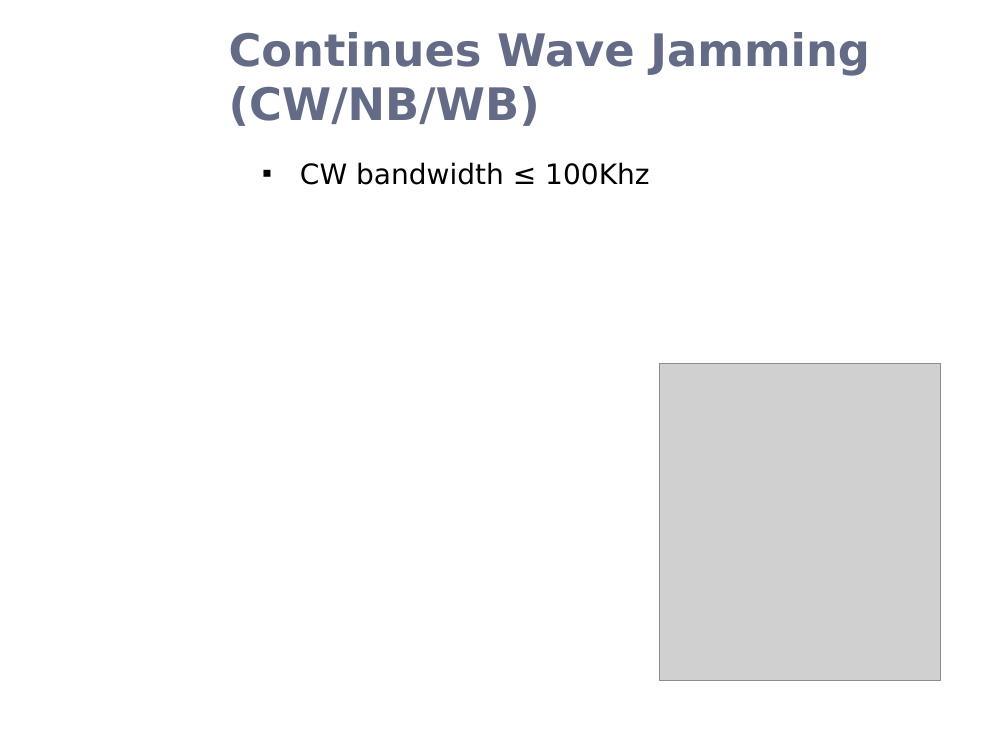
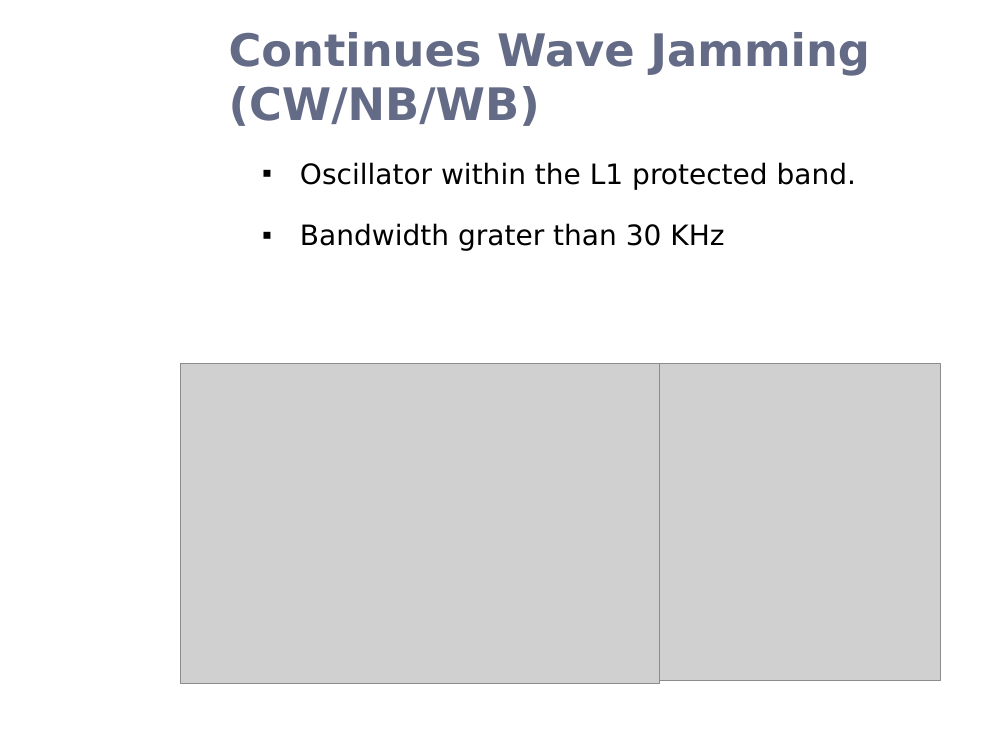
Before and after one commit to esayers/capstone-schwarz, a slide deck: slide 5 of Documentation/GPS Jamming Presentation.pptx. Drawn at 1008x756 pixels with LibreOffice and Linux fonts; fonts in the diff are those of the drawing; grey boxes stand for pictures; background and template pictures are left out. Boxes give left, top, right and bottom in pixels: in the first picture for what was removed or moved away, otherwise in the second. Text is boxed around its words. In the diff, an @@ line names an element or a change of style, - is before the commit and + after.

```diff
--- a/Documentation/GPS Jamming Presentation.pptx
+++ b/Documentation/GPS Jamming Presentation.pptx
@@ text at <box>300,162,856,251</box>: text changed @@
-▪ CW bandwidth ≤ 100Khz
+▪ Oscillator within the L1 protected band.
+▪ Bandwidth grater than 30 KHz
@@ picture added at <box>180,364,659,683</box> @@
```
Also in this commit, not shown: 5 other slides changed, 1 slide added, 1 slide removed, 2 other files.
